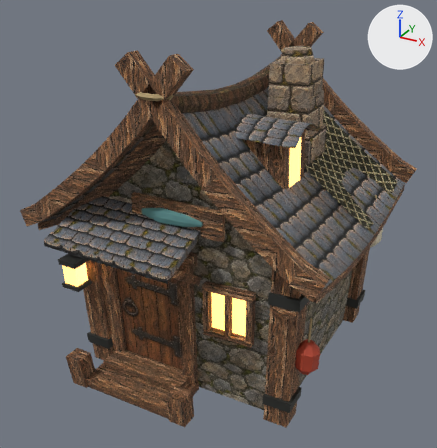
The glTF model board3d/models/house-lake-02.glb: old version first, new version second.
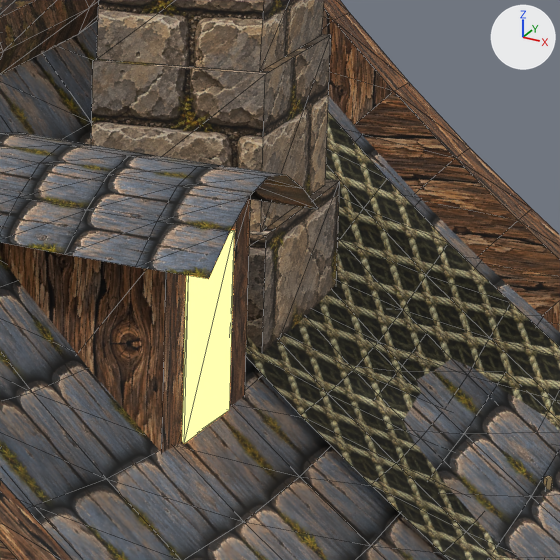
Old and new are each drawn whole from a camera (50 mm lens) standing at (2.54, -4.97, 3.76) and looking at (-0.08, -0.22, 1.38) and again close up on the part from 56% to 87% of the width and 18% to 48% of the height. Lighting does not change. The marker at upper right points along +X, +Y and +Z. The first two pictures are the older version. The close-ups show mesh edges as thin lines. Where no turn or scale is listed for an object, it has been applied to the vertices.

In view in the first close-up: 'barge_-1_1', 'barge_1_1', 'chimney', 'dormer_body', 'dormer_glass', 'dormer_roof', 'net', 'ridge', 'roof_1' and 1 more.
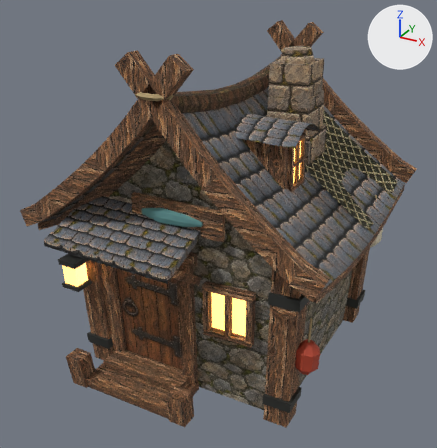
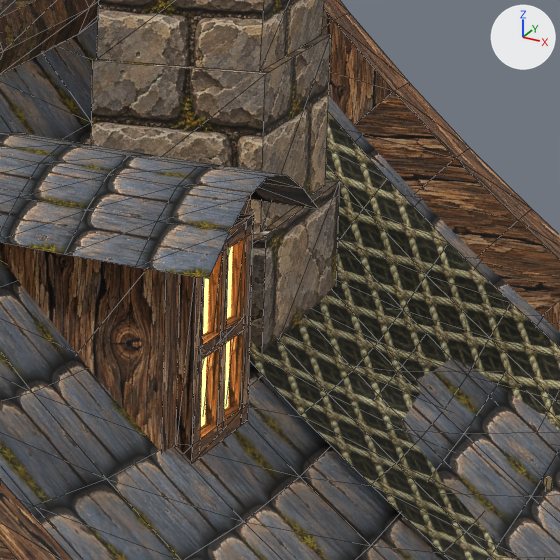
Location of each change, [x1, y1, x2, y2] in pixels of the close-ups (560 x 560 px):
'dormer_frame', added (brown)
    after: [176, 213, 254, 462]
'dormer_glass', unchanged, covered by the edit
    before: [182, 230, 235, 444]
    after: [200, 246, 232, 427]

What changed in the scene script:
```text
Add me_dormer_frame:
    me_dormer_frame.from_pydata(...)  # 40 vertices, 72 faces; spans x 0.65..0.7, y -0.316..0.0, z 1.877..2.34
    me_dormer_frame.materials.append(mat_tbeam)  # picture img_lake01_timber2_webp
Add ob_dormer_frame:
    ob_dormer_frame = bpy.data.objects.new('dormer_frame', me_dormer_frame)
    ob_dormer_frame.location = (0.0, 0.0, 0.0)
```
